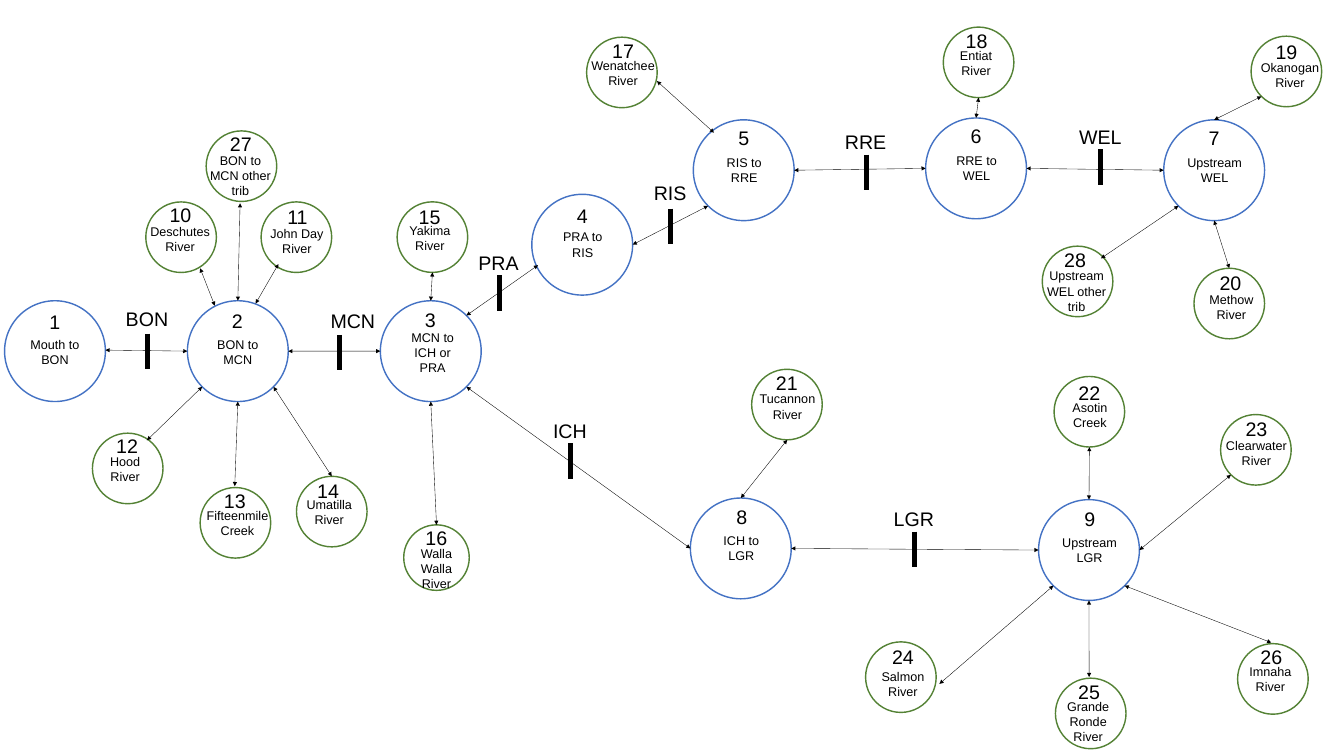
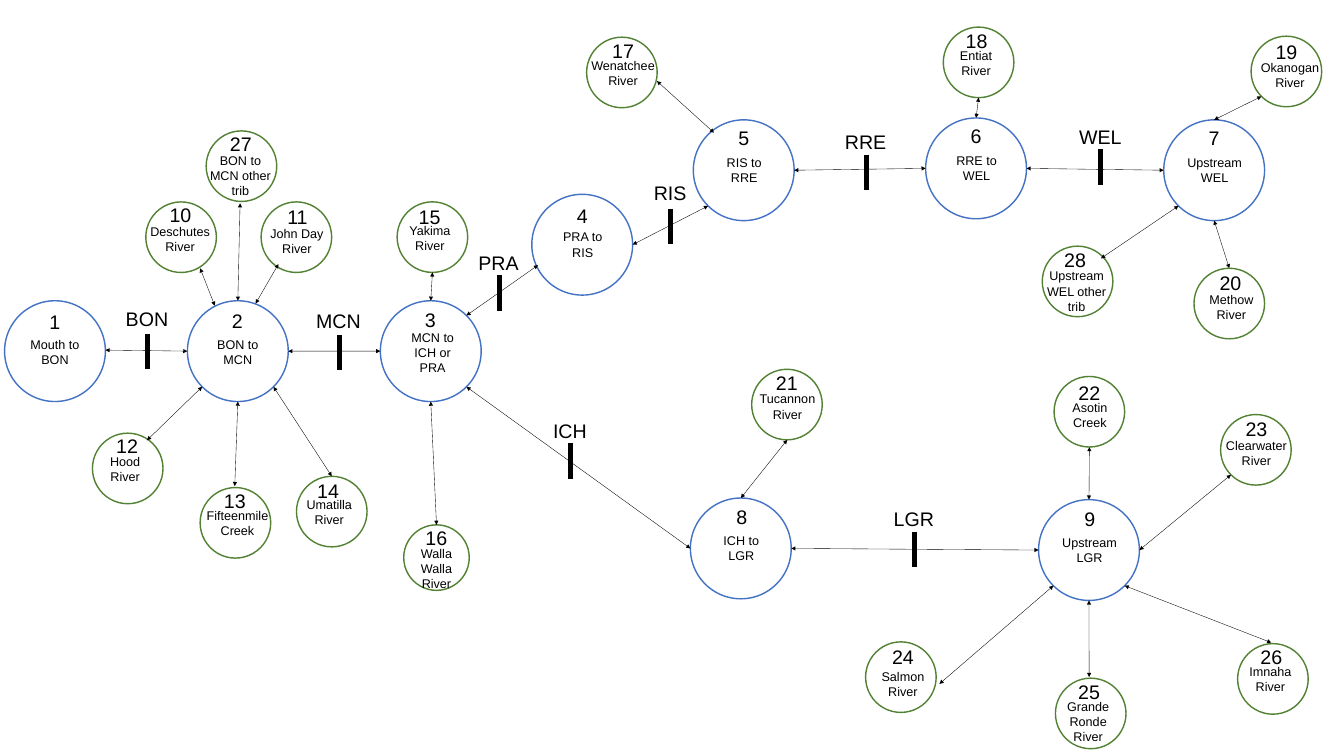
Before and after one commit to markusmin/steelhead, a slide deck: slide 1 of figures/full_model_diagram.pptx. Drawn at 1344x756 pixels with LibreOffice and Linux fonts; fonts in the diff are those of the drawing. Boxes give left, top, right and bottom in pixels: in the first picture for what was removed or moved away, otherwise in the second. Text is boxed around its words. In the diff, an @@ line names an element or a change of style, - is before the commit and + after.

```diff
--- a/figures/full_model_diagram.pptx
+++ b/figures/full_model_diagram.pptx
@@ text "MCN" moved from (x1=331, y1=314, x2=376, y2=329) to (x1=316, y1=314, x2=361, y2=329) @@
```
Also in this commit, not shown: 1 other file.
